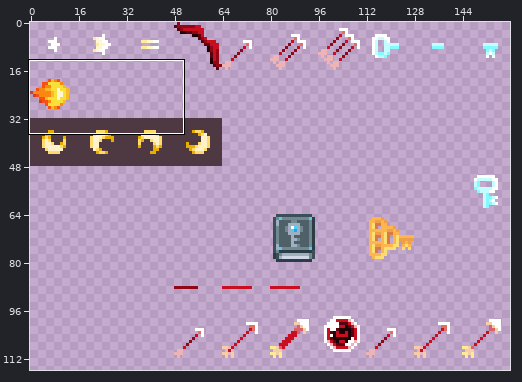
File history of a sprite sheet, Leore/Content/projectiles.png. The picture above shows the old version from afar; the outline marks the close-up.
Close-up. Before the commit:
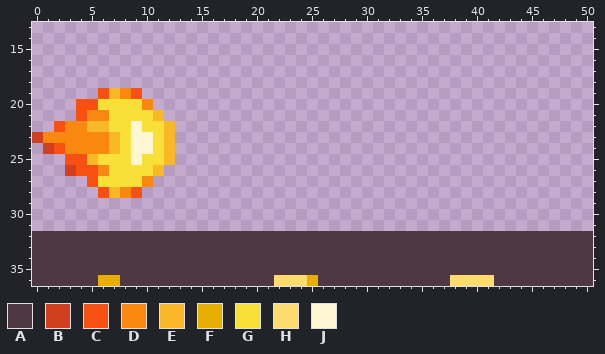
The file is 160x128 pixels. Shown: x 0..50, y 13..36. The wide view leaves out empty margins.
Palette (. is transparent): A #4e3841  B #d04020  C #f85010  D #f88810  E #f8b828  F #e7ae00  G #f8e038  H #ffdb6d  J #fff6d3
Pixels before, first column x 0:
19 ......CEDC.........................................
20 ....CCGGGGD........................................
21 ....CDDGGGGE.......................................
22 ..CDDEEGGJGGE......................................
23 BDDDDDDEGJJGE......................................
24 .BCDDDDEGJJGE......................................
25 ...CCEGGGJGGE......................................
26 ...BCCDGGGGE.......................................
27 .....CGGGGD........................................
28 ......CEDC.........................................
29 ...................................................
30 ...................................................
31 ...................................................
32 AAAAAAAAAAAAAAAAAAAAAAAAAAAAAAAAAAAAAAAAAAAAAAAAAAA
33 AAAAAAAAAAAAAAAAAAAAAAAAAAAAAAAAAAAAAAAAAAAAAAAAAAA
34 AAAAAAAAAAAAAAAAAAAAAAAAAAAAAAAAAAAAAAAAAAAAAAAAAAA
35 AAAAAAAAAAAAAAAAAAAAAAAAAAAAAAAAAAAAAAAAAAAAAAAAAAA
36 AAAAAAFFAAAAAAAAAAAAAAHHHFAAAAAAAAAAAAHHHHAAAAAAAAA
The same view after the edit:
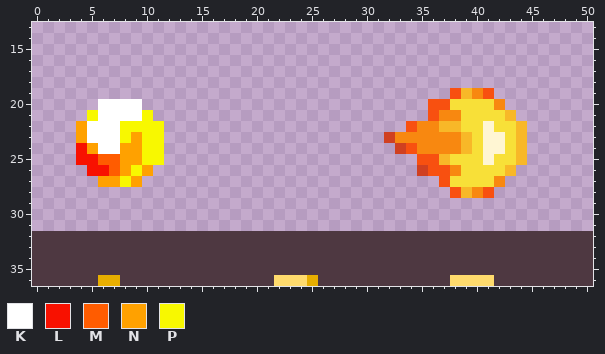
Colours new in this view: K #ffffff  L #f81100  M #ff5c00  N #ffa100  P #f8f800
Changes in this commit:
Colour B now appears in row 23 at x 32; in row 24 at x 33; in row 26 at x 35.
Colour C now appears in row 19 at x 38 and 41; in row 20 at x 36 to 37; in row 21 at x 36; in row 22 at x 34; in row 24 at x 34; in row 25 at x 35 to 36.
Colour C now appears in row 26 at x 36 to 37; in row 27 at x 37; in row 28 at x 38 and 41.
Colour D now appears in row 19 at x 40; in row 20 at x 42; in row 21 at x 37 to 38; in row 22 at x 35 to 36; in row 23 at x 33 to 38; in row 24 at x 35 to 38.
Colour D now appears in row 26 at x 38; in row 27 at x 42; in row 28 at x 40.
Colour E now appears in row 19 at x 39; in row 21 at x 43; in row 22 at x 37 to 38 and 44; in rows 23 to 24 at x 39 and 44; in row 25 at x 37 and 44; in row 26 at x 43.
Colour E now appears in row 28 at x 39.
Colour G now appears in row 20 at x 38 to 41; in row 21 at x 39 to 42; in row 22 at x 39 to 40 and 42 to 43; in rows 23 to 24 at x 40 and 43; in row 25 at x 38 to 40 and 42 to 43; in row 26 at x 39 to 42.
Colour G now appears in row 27 at x 38 to 41.
Colour J now appears in row 22 at x 41; in rows 23 to 24 at x 41 to 42; in row 25 at x 41.
The author changed colour D to colour K in row 21 at x 6; in row 23 at x 5 to 6; in row 24 at x 6.
The author changed colour E to colour K in row 22 at x 5 to 6; in rows 23 to 24 at x 7.
The author changed colour G to colour K in row 20 at x 6 to 9; in row 21 at x 7 to 9; in row 22 at x 7.
The author changed colour C to colour L in row 25 at x 4; in row 26 at x 5.
The author changed colour D to colour L in row 24 at x 4; in row 26 at x 6.
The author changed colour E to colour L in row 25 at x 5.
The author changed colour G to colour M in row 25 at x 6 to 7; in row 26 at x 7.
The author changed colour D to colour N in rows 22 to 23 at x 4; in row 24 at x 5.
The author changed colour G to colour N in rows 24 to 25 at x 8; in row 26 at x 8 and 10; in row 27 at x 6 to 7 and 9.
The author changed colour J to colour N in rows 23 to 25 at x 9.
The author changed colour D to colour P in row 21 at x 5.
The author changed colour G to colour P in row 21 at x 10; in row 22 at x 8 and 10 to 11; in row 23 at x 8 and 11; in row 24 at x 11; in row 25 at x 10 to 11; in row 26 at x 9.
The author changed colour G to colour P in row 27 at x 8.
The author changed colour J to colour P in row 22 at x 9; in rows 23 to 24 at x 10.
Colour B is gone in row 23 at x 0; in row 24 at x 1; in row 26 at x 3.
Colour C is gone in row 19 at x 6 and 9; in row 20 at x 4 to 5; in row 21 at x 4; in row 22 at x 2; in row 24 at x 2; in row 25 at x 3.
Colour C is gone in row 26 at x 4; in row 27 at x 5; in row 28 at x 6 and 9.
Colour D is gone in row 19 at x 8; in row 20 at x 10; in row 22 at x 3; in row 23 at x 1 to 3; in row 24 at x 3; in row 27 at x 10.
Colour D is gone in row 28 at x 8.
Colour E is gone in row 19 at x 7; in row 21 at x 11; in rows 22 to 25 at x 12; in row 26 at x 11; in row 28 at x 7.
